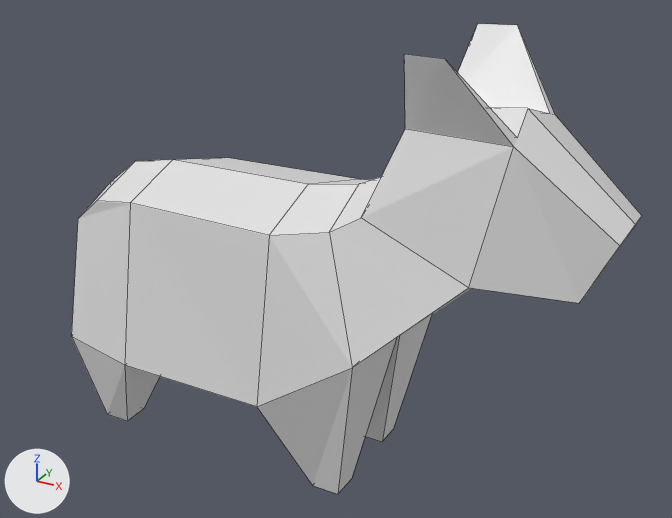
What one commit did to the Blender file dev/blender/horse2.blend.
Rendered twice from a 50 mm camera at (5.06, -7.19, 3.79) aimed at (1.0, 0.17, 0.11). Arrows for +X, +Y and +Z are at lower left; the lights stay in place. Mesh edges are drawn as thin lines.
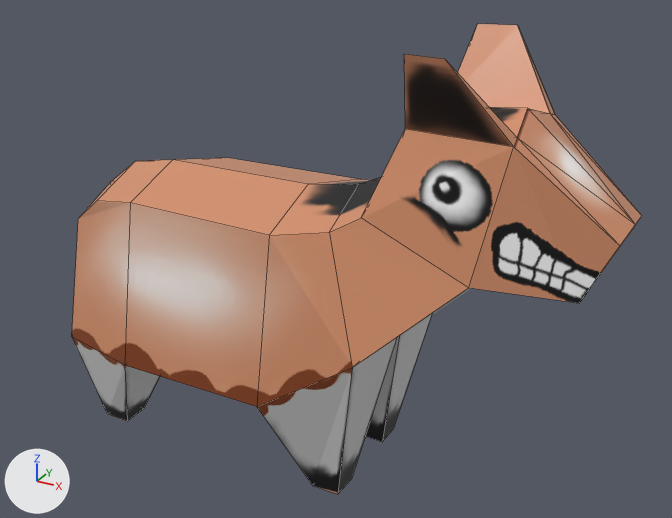
What differs and where, as boxes [x1, y1, x2, y2] in the pictures (672 x 518 px):
```json
{"object": "Cube", "change": "surface changed, reshaped", "before": [72, 24, 642, 494], "after": [72, 24, 642, 494], "on screen": "grey to brown"}
{"part": 1, "of": "me_cube", "change": "built on", "before": [448, 30, 642, 246], "after": [448, 30, 642, 246]}
{"part": 2, "of": "me_cube", "change": "surface changed", "before": [72, 24, 620, 494], "after": [72, 24, 620, 494], "on screen": "grey to brown"}
```

Edits to the scene script, one JSON object a line:
```json
{"op": "add", "block": "img_donkey_png", "code": ["img_donkey_png = load_image('donkey.png', '../../assets/bitmaps/donkey.png', 512, 512, 'sRGB')"]}
{"op": "remove", "block": "mat_material", "code": "mat_material.base_color = (0.8, 0.8, 0.8)  # white #e7e7e7"}
{"op": "add", "block": "mat_material", "code": "mat_material.texture = img_donkey_png"}
{"block": "me_cube", "where": "# used by ob_cube; location = (0.0, 0.0, 0.0)"}
{"op": "remove", "block": "me_cube", "code": "me_cube.from_pydata(...)  # 75 vertices, 62 faces; spans x -2.61..3.82, y -1.0..1.0, z -2.0..2.39"}
{"op": "add", "block": "me_cube", "code": "me_cube.from_pydata(...)  # 85 vertices, 84 faces; spans x -2.61..3.82, y -1.0..1.0, z -2.0..2.39"}
{"block": "me_cube", "change": "me_cube part 1"}
{"block": "me_cube", "change": "4 faces are deleted"}
{"block": "me_cube", "change": "10 vertices are added at x 2.45..3.82, y -0.81..0.82, z 1.01..2.39"}
{"block": "me_cube", "change": "26 new faces join them"}
{"block": "me_cube", "change": "me_cube part 2: 58 kept faces spanning x -1.9..3.82, y -1.0..1.0, z -2.0..2.39 get new texture (UV) coordinates"}
```
